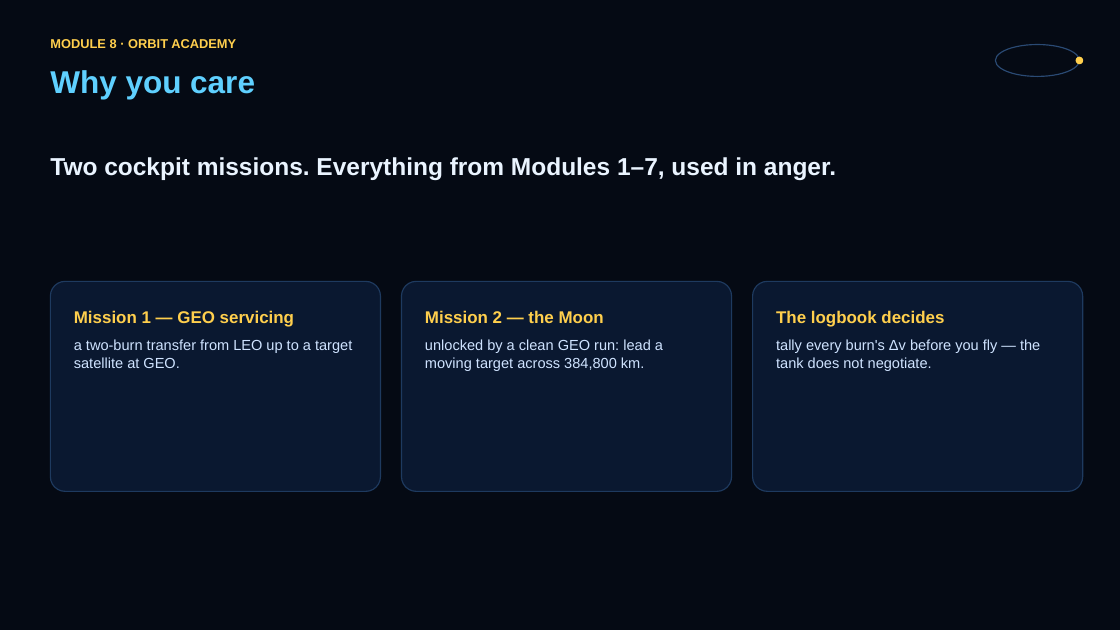
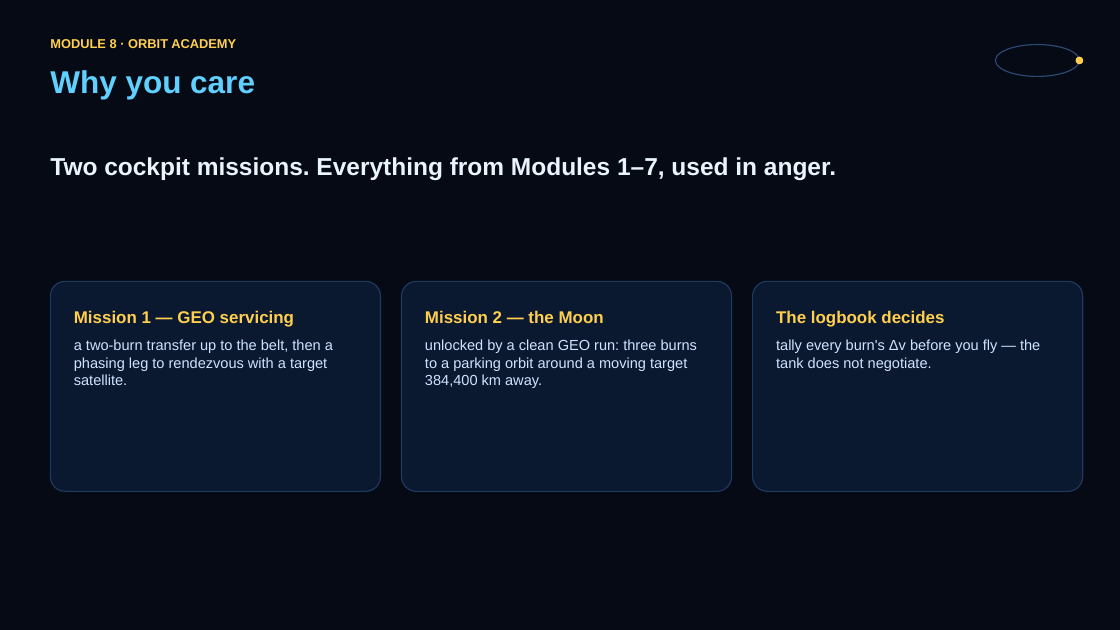
Before and after one commit to JASONSS26/orbit-academy, a slide deck: slide 2 of slides/module8.pptx. Drawn at 1120x630 pixels with LibreOffice and Linux fonts; fonts in the diff are those of the drawing. Boxes give left, top, right and bottom in pixels: in the first picture for what was removed or moved away, otherwise in the second. Text is boxed around its words. In the diff, an @@ line names an element or a change of style, - is before the commit and + after.

```diff
--- a/slides/module8.pptx
+++ b/slides/module8.pptx
@@ text at [74,339,333,385]: text changed @@
-a two-burn transfer from LEO up to a target satellite at GEO.
+a two-burn transfer up to the belt, then a phasing leg to rendezvous with a target satellite.
@@ text at [425,339,697,388]: text changed @@
-unlocked by a clean GEO run: lead a moving target across 384,800 km.
+unlocked by a clean GEO run: three burns to a parking orbit around a moving target 384,400 km away.
```
Also in this commit, not shown: 6 other slides changed, 4 slides added, 9 other files.
